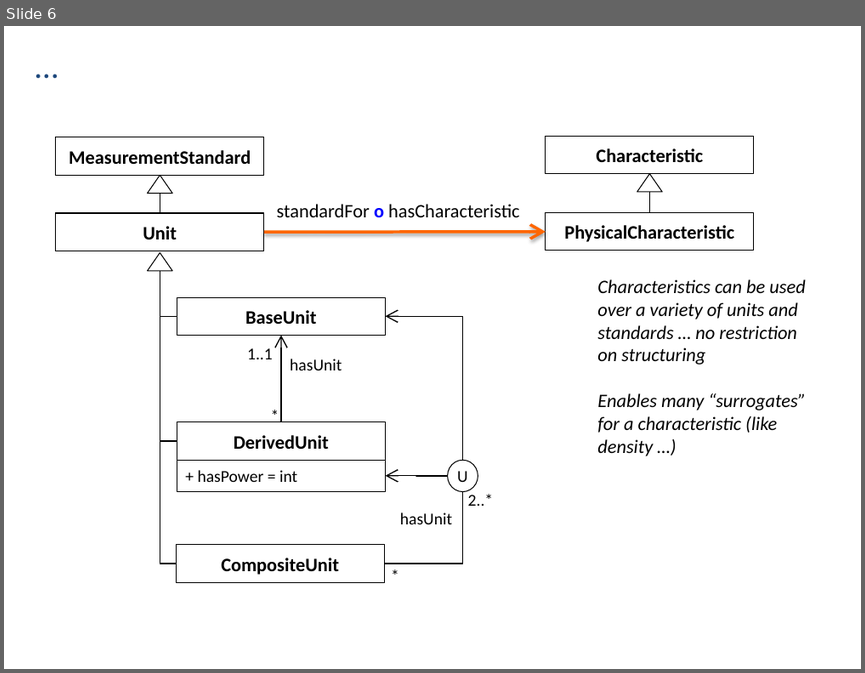
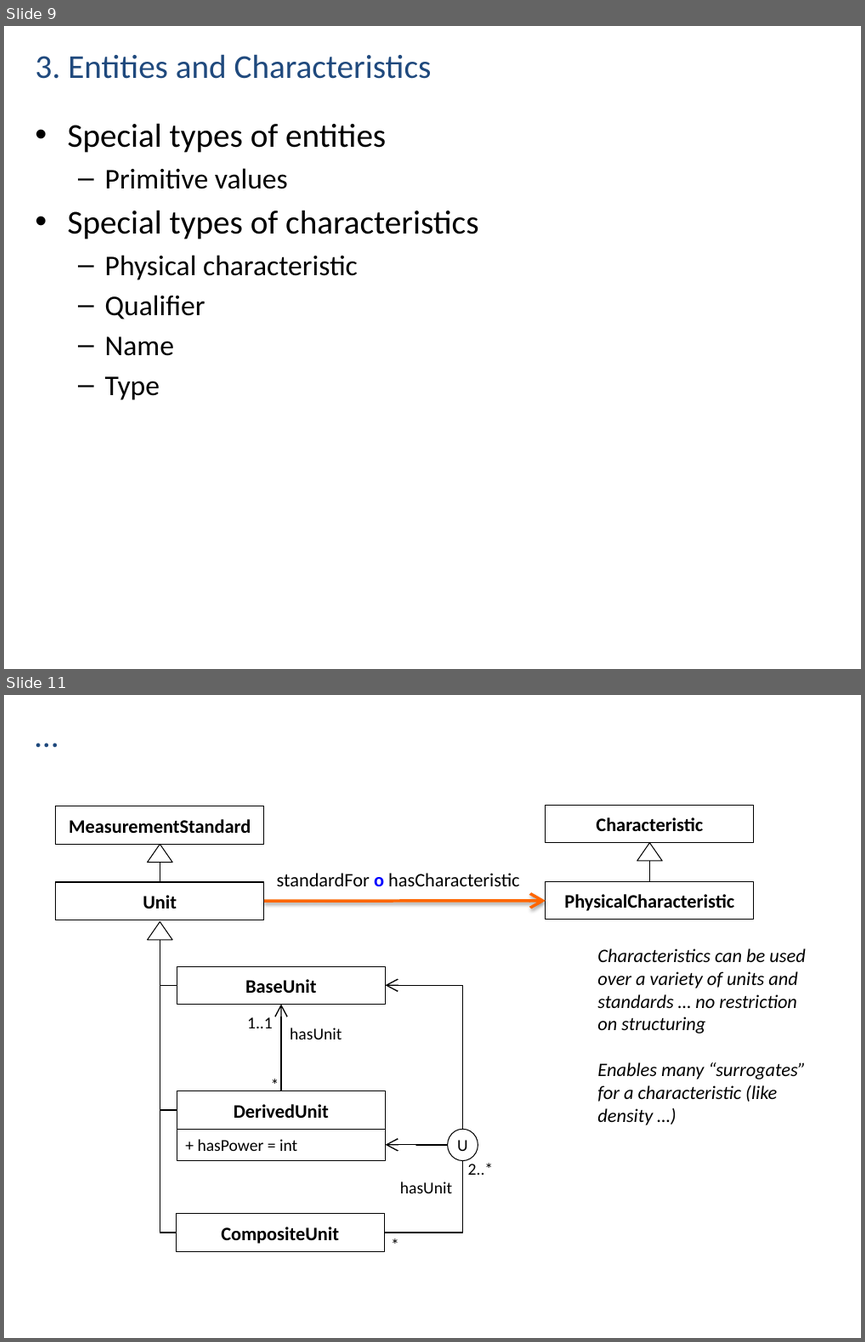
Before and after one commit to NCEAS/semtools, a slide deck: dev/oboe/docs/oboe-design-patterns.pptx. Shown one above the other, each under a label of ours: slide 6 before the commit, slides 9 and 11 after it; the slides between them are not shown. The pictures are 865x673 and 865x1342 pixels, drawn with LibreOffice and Linux fonts; fonts in the diff are those of the drawing. Boxes give left, top, right and bottom in pixels: in the first picture for what was removed or moved away, otherwise in the second. Text is boxed around its words. In the diff, an @@ line names an element or a change of style, - is before the commit and + after.

```diff
--- a/dev/oboe/docs/oboe-design-patterns.pptx
+++ b/dev/oboe/docs/oboe-design-patterns.pptx
@@ slide 9 added at box(4, 26, 861, 669), background #FFFFFF @@
@@ title added at box(35, 54, 432, 79), 28 pt, text #1F497D @@
+3. Entities and Characteristics
@@ text added at box(68, 123, 478, 400), 24 pt, text #000000 @@
+• Special types of entities
+  – Primitive values
+• Special types of characteristics
+  – Physical characteristic
+  – Qualifier
+  – Name
+  – Type
@@ what was slide 6 is now slide 11 @@
```
Also in this commit, not shown: 5 slides changed, 4 other slides added.
